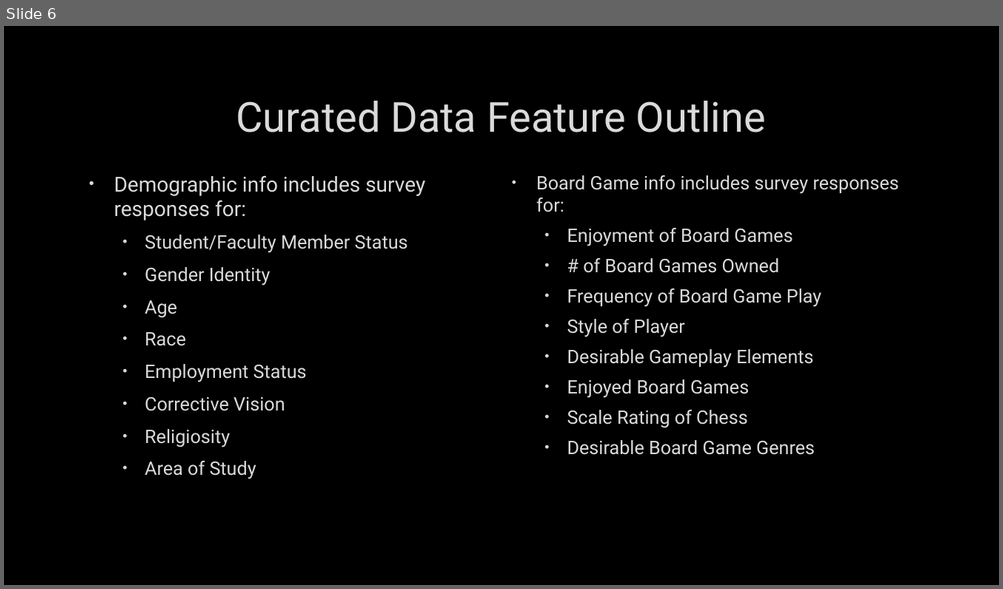
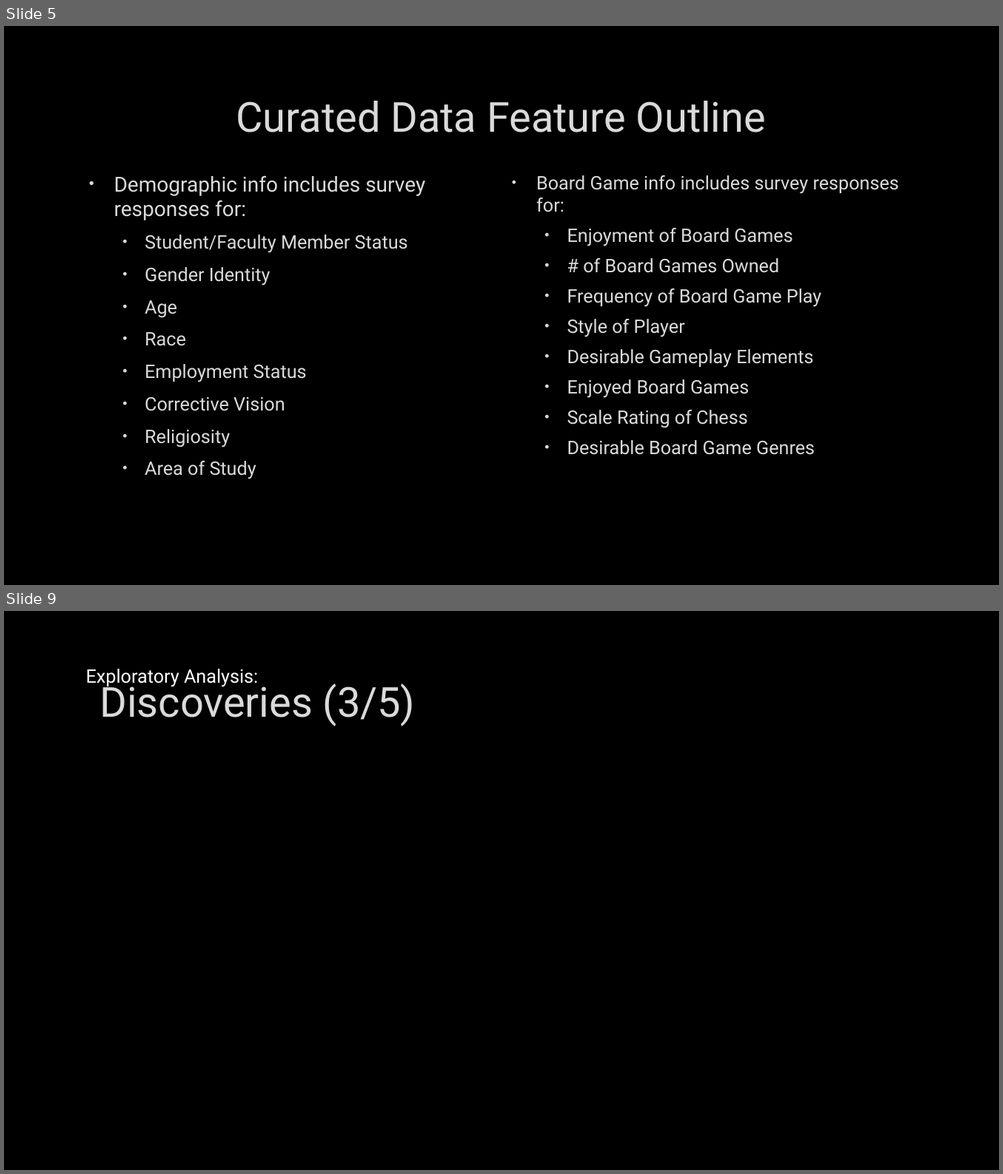
Before and after one commit to sevenwwu/sevenwwu.github.io, a slide deck: write-ups/presentation.pptx. Shown one above the other, each under a label of ours: slide 6 before the commit, slides 5 and 9 after it; the slides between them are not shown. The pictures are 1003x589 and 1003x1174 pixels, drawn with LibreOffice and Linux fonts; fonts in the diff are those of the drawing; background and template pictures are left out. Boxes give left, top, right and bottom in pixels: in the first picture for what was removed or moved away, otherwise in the second. Text is boxed around its words. In the diff, an @@ line names an element or a change of style, - is before the commit and + after.

```diff
--- a/write-ups/presentation.pptx
+++ b/write-ups/presentation.pptx
@@ slide 9 added at bbox=[4, 611, 999, 1170], background picture (left out) @@
@@ text added at bbox=[86, 669, 258, 687], 18 pt, text #FFFFFF @@
+Exploratory Analysis:
@@ title added at bbox=[100, 678, 415, 726], 40 pt, text #DADADA @@
+Discoveries (3/5)
@@ what was slide 6 is now slide 5 @@
```
Also in this commit, not shown: 7 slides changed, 5 other slides added, 2 slides removed.
